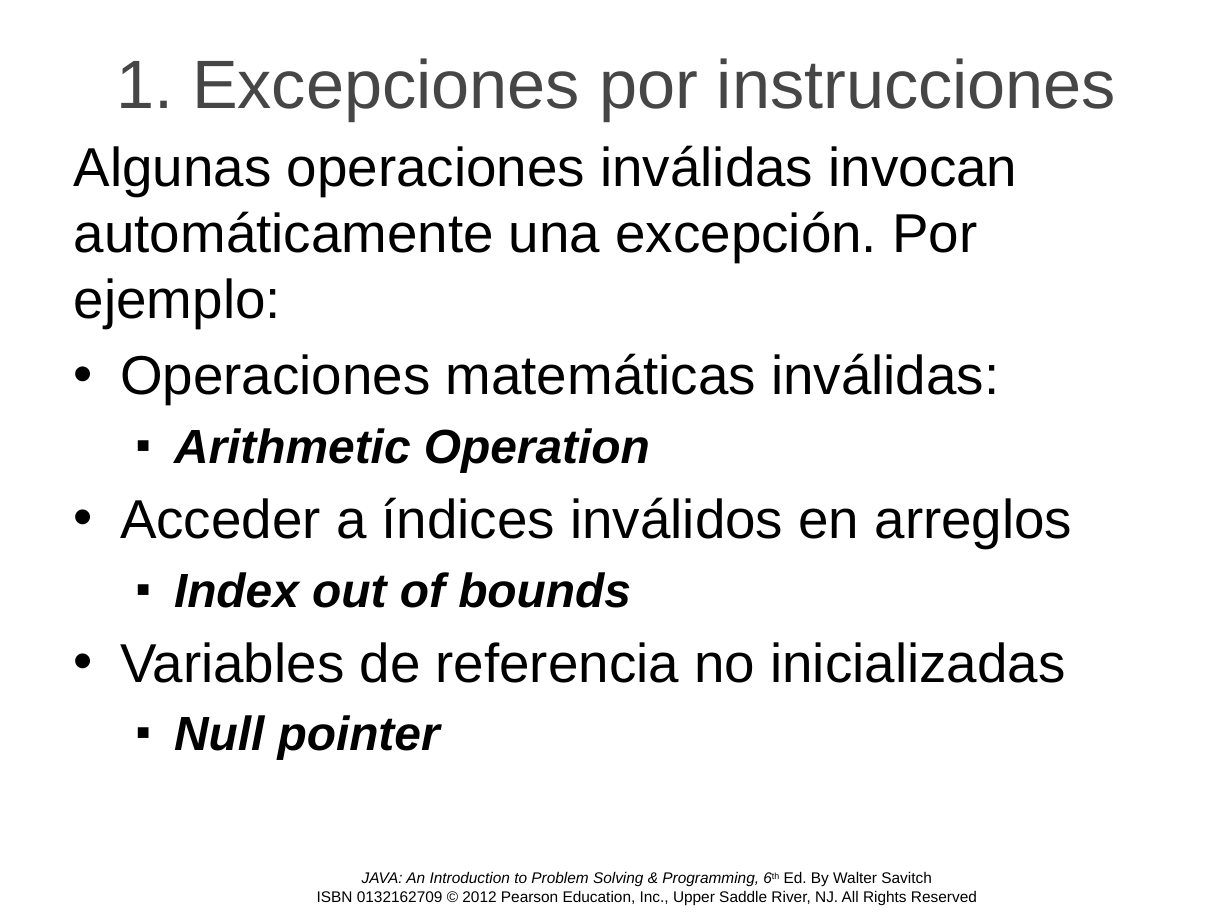
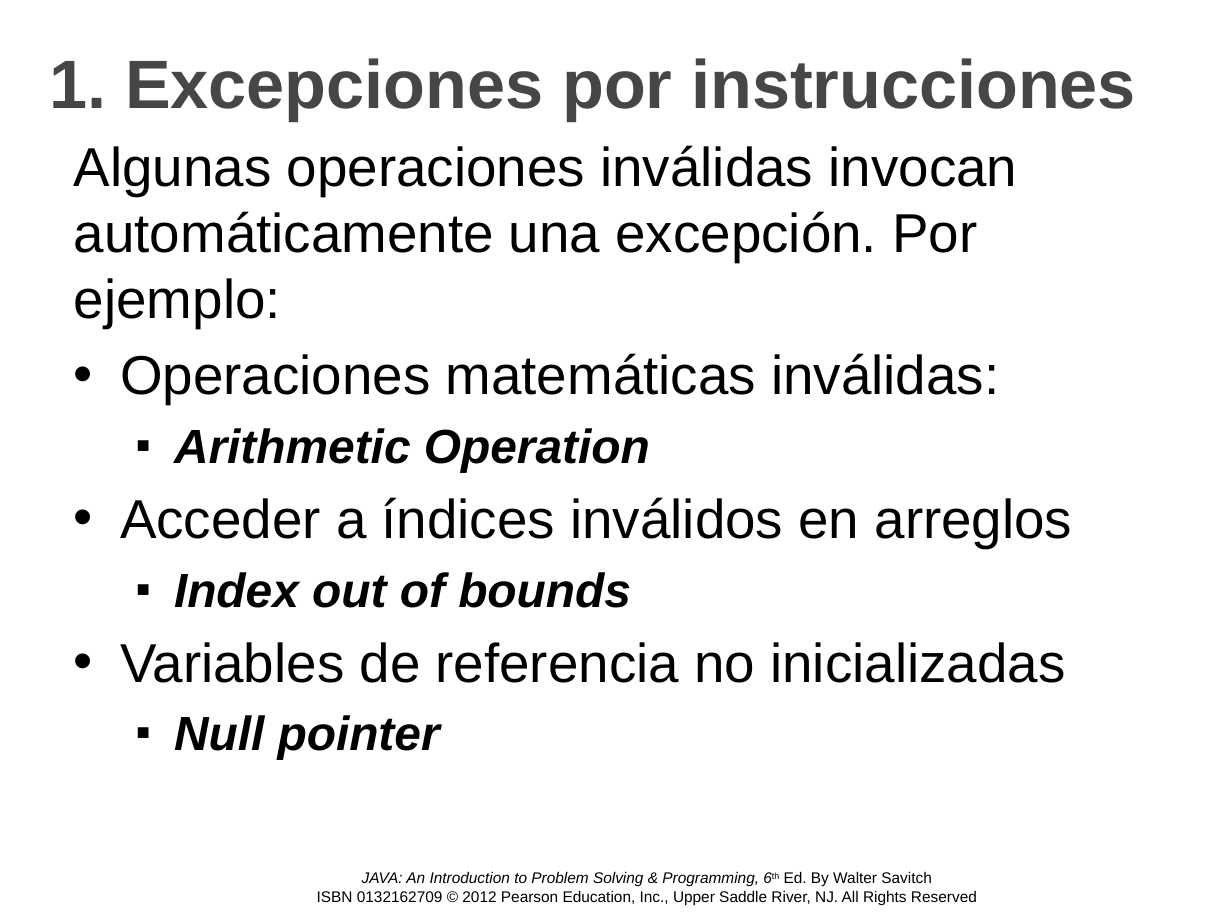
Before and after one commit to OMardil/INFO2, a slide deck: slide 15 of MOD12_Excepciones/01 Presentacion/INFO2_MOD12-Expcepciones.pptx. Drawn at 1232x924 pixels with LibreOffice and Linux fonts; fonts in the diff are those of the drawing; background and template pictures are left out. Boxes give left, top, right and bottom in pixels: in the first picture for what was removed or moved away, otherwise in the second. Text is boxed around its words. In the diff, an @@ line names an element or a change of style, - is before the commit and + after.

```diff
--- a/MOD12_Excepciones/01 Presentacion/INFO2_MOD12-Expcepciones.pptx
+++ b/MOD12_Excepciones/01 Presentacion/INFO2_MOD12-Expcepciones.pptx
@@ title "1. Excepciones por instrucciones": place and size @@
-title "1. Excepciones por instrucciones" at (116,58,1116,121)
+title "1. Excepciones por instrucciones" at (49,58,1136,121)
@@ title "1. Excepciones por instrucciones" at (49,58,1136,121): bold on @@
```
Also in this commit, not shown: 7 other slides changed, 15 other files.
